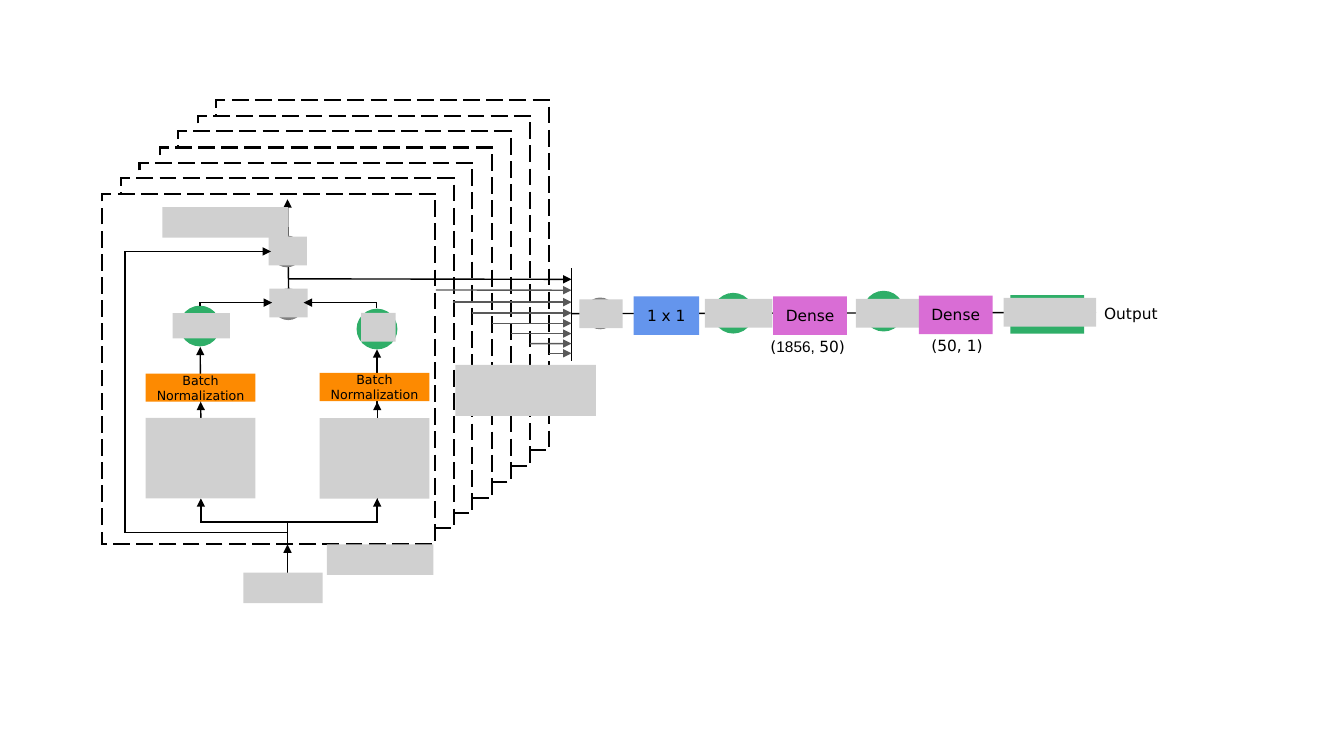
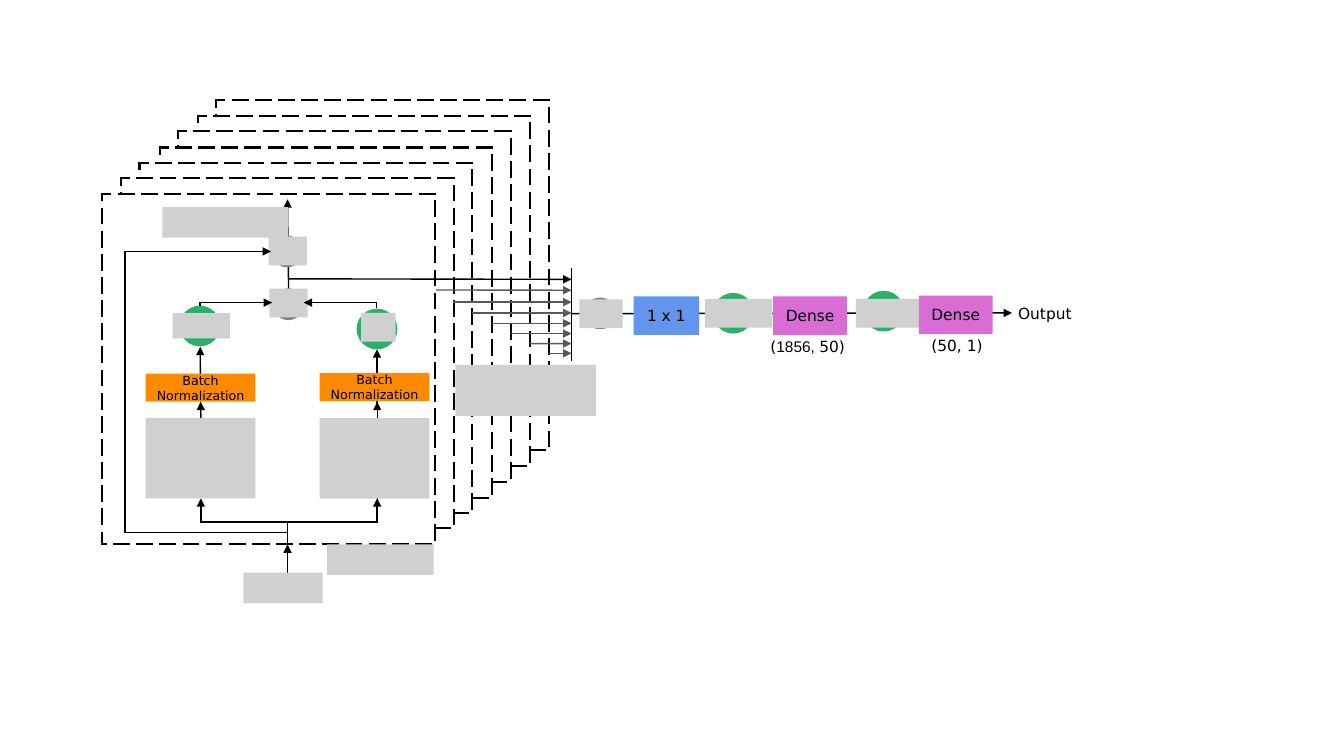
Before and after one commit to anaismartins/deploying-custom-nn-in-fpga, a slide deck: slide 2 of figures/ModuleWavenet.pptx. Drawn at 1344x756 pixels with LibreOffice and Linux fonts; fonts in the diff are those of the drawing; grey boxes stand for pictures. Boxes give left, top, right and bottom in pixels: in the first picture for what was removed or moved away, otherwise in the second. Text is boxed around its words. In the diff, an @@ line names an element or a change of style, - is before the commit and + after.

```diff
--- a/figures/ModuleWavenet.pptx
+++ b/figures/ModuleWavenet.pptx
@@ picture removed at (x1=1004, y1=298, x2=1097, y2=328) @@
@@ text "Output" moved from (x1=1104, y1=307, x2=1158, y2=323) to (x1=1018, y1=307, x2=1072, y2=323) @@
@@ rectangle removed at (x1=1010, y1=295, x2=1084, y2=334) @@
@@ arrow moved from (571, 314) - (1097, 313) to (571, 314) - (1012, 313) @@
```
Also in this commit, not shown: 4 other files.
